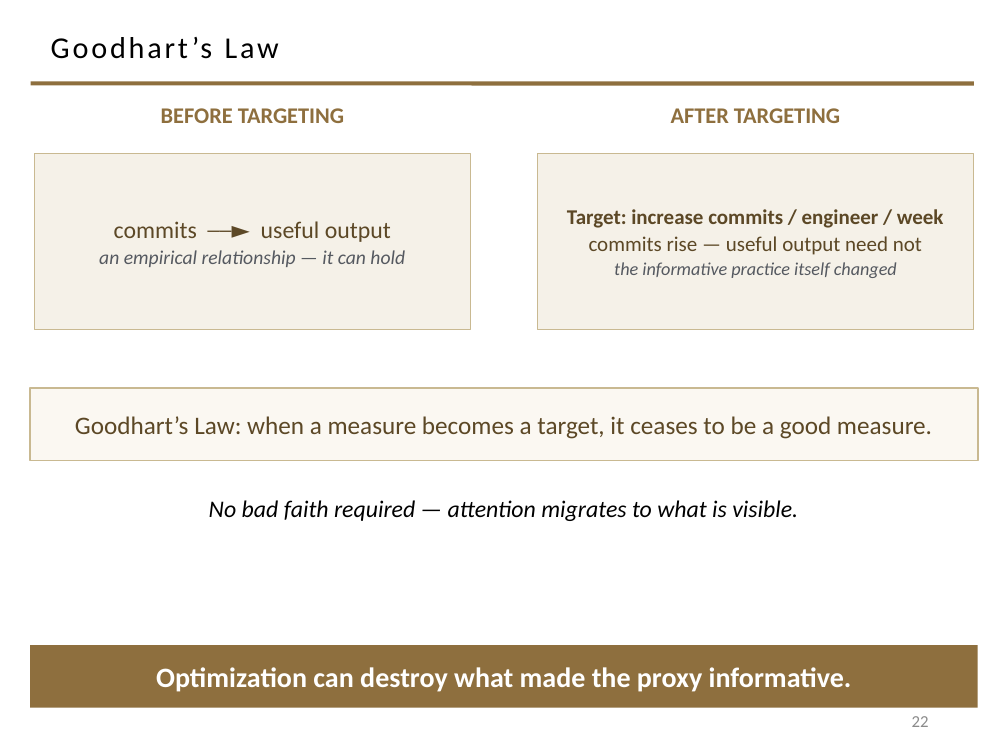
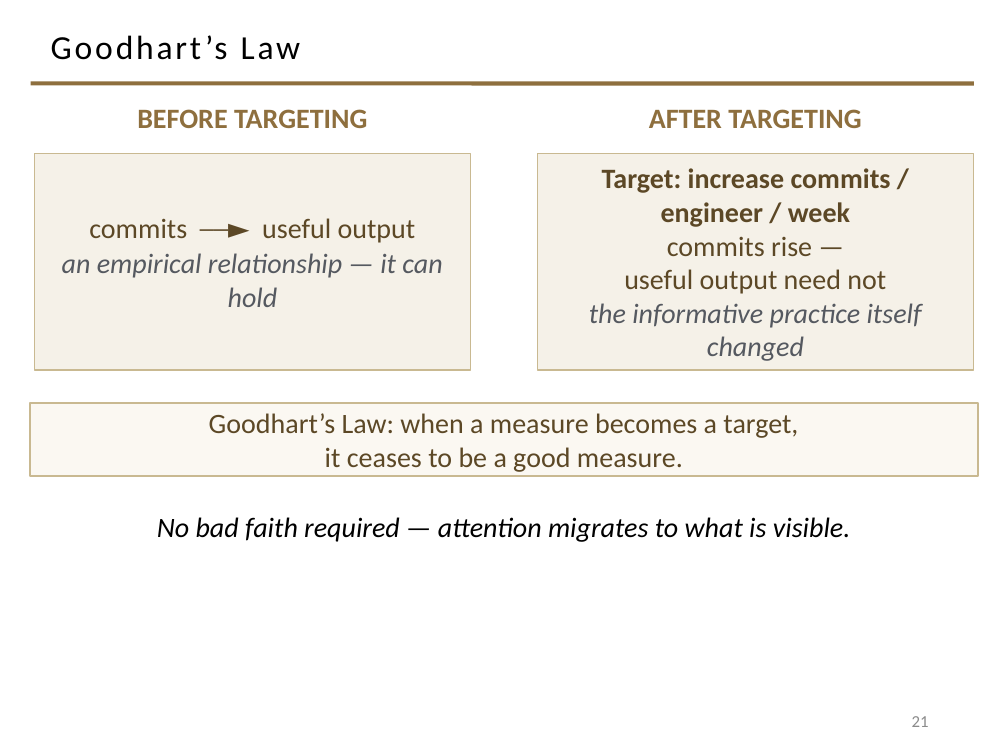
Before and after one commit to davisjam/model-based-agentic-software-engineering, a slide deck: slide 21 of course/lectures/act-1-foundations/09-engineering-decision-making-and-metrics/1-9-Engineering-Decision-Making-and-Metrics.pptx (slide 22 before the commit). Drawn at 1008x756 pixels with LibreOffice and Linux fonts; fonts in the diff are those of the drawing; background and template pictures are left out. Boxes give left, top, right and bottom in pixels: in the first picture for what was removed or moved away, otherwise in the second. Text is boxed around its words. In the diff, an @@ line names an element or a change of style, - is before the commit and + after.

```diff
--- a/course/lectures/act-1-foundations/09-engineering-decision-making-and-metrics/1-9-Engineering-Decision-Making-and-Metrics.pptx
+++ b/course/lectures/act-1-foundations/09-engineering-decision-making-and-metrics/1-9-Engineering-Decision-Making-and-Metrics.pptx
@@ title "Goodhart’s Law" at [51,35,301,60]: size 21.6 to 24 pt @@
@@ text "BEFORE TARGETING" at [137,109,367,128]: size 16 to 20 pt @@
@@ text "AFTER TARGETING" at [649,109,861,128]: size 16 to 20 pt @@
@@ rectangle "commits ──► useful output": place and size @@
-rectangle "commits ──► useful output" at [34,153,471,330]
+rectangle "commits ──► useful output" at [34,153,471,370]
@@ rectangle "commits ──► useful output" at [34,153,471,370]: size 17 to 20 pt in "commits ──► useful output"; size 14 to 20 pt in "an empirical relationship — it can hold" @@
@@ rectangle "Target: increase commits / engineer ...": place and size @@
-rectangle "Target: increase commits / engineer ..." at [537,153,974,330]
+rectangle "Target: increase commits / engineer ..." at [537,153,974,370]
@@ text in rectangle at [589,168,922,361]: size 15 to 20 pt in "Target: increase commits / engineer / week"; size 13 to 20 pt in "the informative practice itself changed"; less space between paragraphs @@
@@ text in rectangle at [624,237,886,294]: text changed; size 15 to 20 pt @@
-commits rise — useful output need not
+commits rise —
+useful output need not
@@ rectangle "Goodhart’s Law: when a measure ...": place and size @@
-rectangle "Goodhart’s Law: when a measure ..." at [30,388,978,461]
+rectangle "Goodhart’s Law: when a measure ..." at [30,403,978,476]
@@ text in rectangle at [209,413,798,472]: text changed; size 18 to 20 pt @@
-Goodhart’s Law: when a measure becomes a target, it ceases to be a good measure.
+Goodhart’s Law: when a measure becomes a target,
+it ceases to be a good measure.
@@ text "No bad faith required — ...": place and size @@
-text "No bad faith required — ..." at [209,500,798,521]
+text "No bad faith required — ..." at [157,517,851,542]
@@ text "No bad faith required — ..." at [157,517,851,542]: size 17 to 20 pt @@
@@ rectangle removed at [30,645,978,708] @@
-Optimization can destroy what made the proxy informative.
@@ page number at [912,716,929,727]: text changed @@
-22
+21
```
Also in this commit, not shown: 22 other slides changed, 2 slides added, 3 slides removed, 1 other file.
